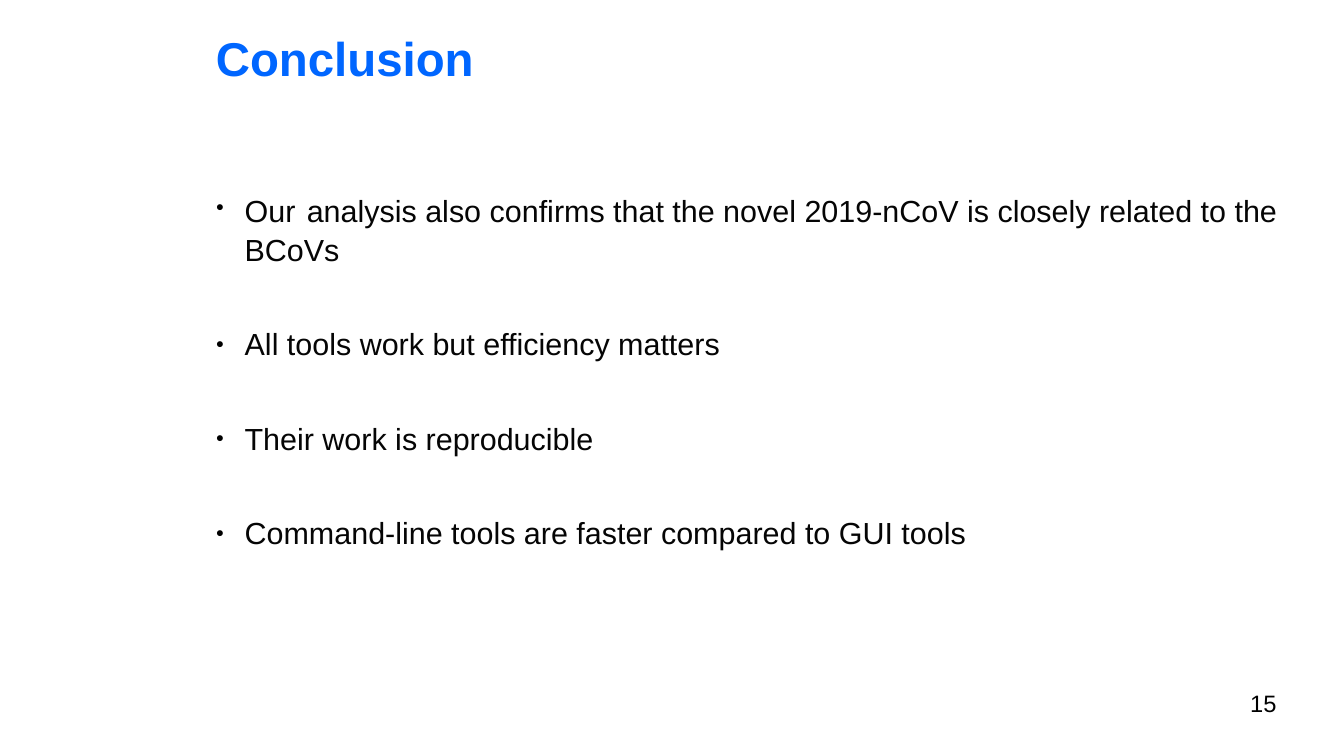
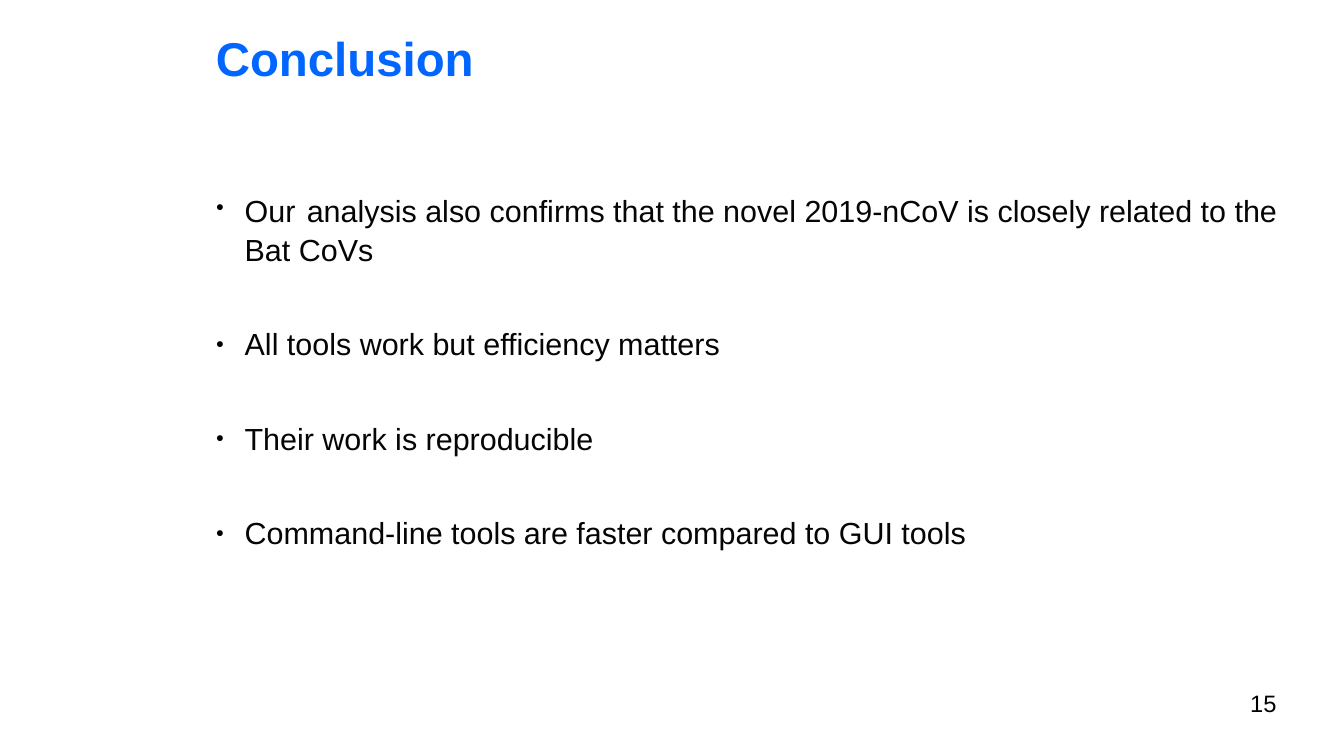
Before and after one commit to BryanAbuchery/Group_Project, a slide deck: slide 15 of Group_presentation.odp. Drawn at 1344x756 pixels with LibreOffice and Linux fonts; fonts in the diff are those of the drawing; background and template pictures are left out. Boxes give left, top, right and bottom in pixels: in the first picture for what was removed or moved away, otherwise in the second. Text is boxed around its words. In the diff, an @@ line names an element or a change of style, - is before the commit and + after.

```diff
--- a/Group_presentation.odp
+++ b/Group_presentation.odp
@@ text at box(245, 200, 1277, 262): text changed @@
-● Our analysis also confirms that the novel 2019-nCoV is closely related to the BCoVs
+● Our analysis also confirms that the novel 2019-nCoV is closely related to the Bat CoVs
```
